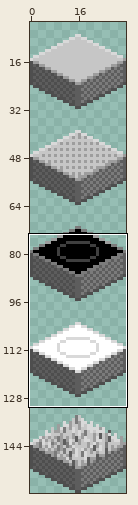
Sprite sheet: media/tile/T32_Details.png. Above, an overview of the earlier version with the close-up marked.
Close-up. Old version:
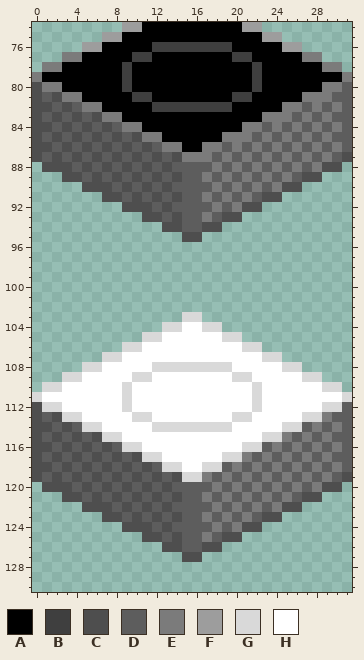
The file is 32x160 pixels. Colours within 5 levels of each other are drawn and written as one. Shown: x 0..31, y 74..130. The wide view leaves out empty margins.
Palette (. is transparent): A #000000  B #3f3f3f  C #4e4e4e  D #5d5d5d  E #7b7b7b  F #9d9d9d  G #d9d9d9  H #ffffff
Pixels before, first column x 0:
 74 .........FFAAAAAAAAAAFF.........
 75 .......FFAAAAAAAAAAAAAAFF.......
 76 .....FFAAAAABBBBBBBBAAAAAFF.....
 77 ...EEAAAAABBAAAAAAAABBAAAAAEE...
 78 .EEAAAAAABAAAAAAAAAAAABAAAAAAEE.
 79 EAAAAAAAABAAAAAAAAAAAABAAAAAAAAE
 80 CEEAAAAAABAAAAAAAAAAAABAAAAAAEED
 81 CDCEEAAAAABBAAAAAAAABBAAAAAEEEDD
 82 CCDCDEEAAAAABBBBBBBBAAAAAEEDEDED
 83 CDCDCDCEEAAAAAAAAAAAAAAEEEDEDEDD
 84 CCDCDCDCDEEAAAAAAAAAAEEDEDEDEDED
 85 CDCDCDCDCDCEEAAAAAAEEEDEDEDEDEDD
 86 CCDCDCDCDCDCDEEAAEEDEDEDEDEDEDED
 87 CDCDCDCDCDCDCDCEEEDEDEDEDEDEDEDC
 88 .CCCDCDCDCDCDCDDDDEDEDEDEDEDECC.
 89 ...CCDCDCDCDCDCDDEDEDEDEDEDCC...
 90 .....CCCDCDCDCDDDDEDEDEDECC.....
 91 .......CCDCDCDCDDEDEDEDCC.......
 92 .........CCCDCDDDDEDECC.........
 93 ...........CCDCDDEDCC...........
 94 .............CCDDCC.............
 95 ...............CC...............
 96 ................................
 97 ................................
 98 ................................
 99 ................................
100 ................................
101 ................................
102 ................................
103 ...............GG...............
104 .............GGHHGG.............
105 ...........GGHHHHHHGG...........
106 .........GGHHHHHHHHHHGG.........
107 .......GGHHHHHHHHHHHHHHGG.......
108 .....GGHHHHHGGGGGGGGHHHHHGG.....
109 ...GGHHHHHGGHHHHHHHHGGHHHHHGG...
110 .GGHHHHHHGHHHHHHHHHHHHGHHHHHHGG.
111 GHHHHHHHHGHHHHHHHHHHHHGHHHHHHHHG
112 CGGHHHHHHGHHHHHHHHHHHHGHHHHHHGGD
113 CDCGGHHHHHGGHHHHHHHHGGHHHHHGGEDD
114 CCDCDGGHHHHHGGGGGGGGHHHHHGGDEDED
115 CDCDCDCGGHHHHHHHHHHHHHHGGEDEDEDD
116 CCDCDCDCDGGHHHHHHHHHHGGDEDEDEDED
117 CDCDCDCDCDCGGHHHHHHGGEDEDEDEDEDD
118 CCDCDCDCDCDCDGGHHGGDEDEDEDEDEDED
119 CDCDCDCDCDCDCDCGGEDEDEDEDEDEDEDC
120 .CCCDCDCDCDCDCDDDDEDEDEDEDEDECC.
121 ...CCDCDCDCDCDCDDEDEDEDEDEDCC...
122 .....CCCDCDCDCDDDDEDEDEDECC.....
123 .......CCDCDCDCDDEDEDEDCC.......
124 .........CCCDCDDDDEDECC.........
125 ...........CCDCDDEDCC...........
126 .............CCDDCC.............
127 ...............CC...............
Now the later version:
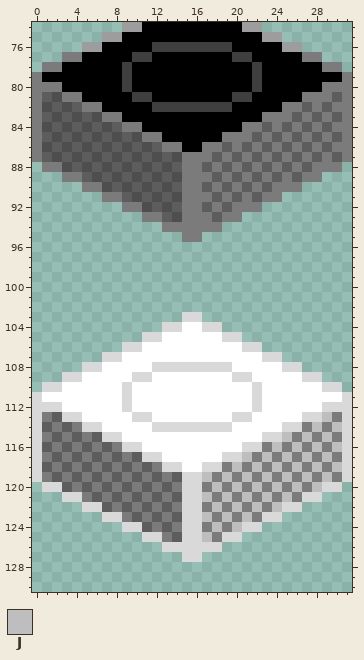
Colours new in this view: J #bebebe
Change:
Changed rows in their new state; - is an unchanged pixel.
first column x 0:
 80 E------------------------------E
 81 E------------------------------E
 82 E------------------------------E
 83 E------------------------------E
 84 E------------------------------E
 85 E------------------------------E
 86 E------------------------------E
 87 E------------------------------E
 88 -EE------------EE------------EE-
 89 ---EE----------EE----------EE---
 90 -----EE--------EE--------EE-----
 91 -------EE------EE------EE-------
 92 ---------EE----EE----EE---------
 93 -----------EE--EE--EE-----------
 94 -------------EEEEEE-------------
 95 ---------------EE---------------
first column x 0:
112 G------------------------------G
113 GED--------------------------JEG
114 GDEDE----------------------EJEJG
115 GEDEDED------------------JEJEJEG
116 GDEDEDEDE--------------EJEJEJEJG
117 GEDEDEDEDED----------JEJEJEJEJEG
118 GDEDEDEDEDEDE------EJEJEJEJEJEJG
119 GEDEDEDEDEDEDED--JEJEJEJEJEJEJEG
120 -GGDEDEDEDEDEDEGGEJEJEJEJEJEJGG-
121 ---GGEDEDEDEDEDGGJEJEJEJEJEGG---
122 -----GGDEDEDEDEGGEJEJEJEJGG-----
123 -------GGEDEDEDGGJEJEJEGG-------
124 ---------GGDEDEGGEJEJGG---------
125 -----------GGEDGGJEGG-----------
126 -------------GGGGGG-------------
127 ---------------GG---------------
